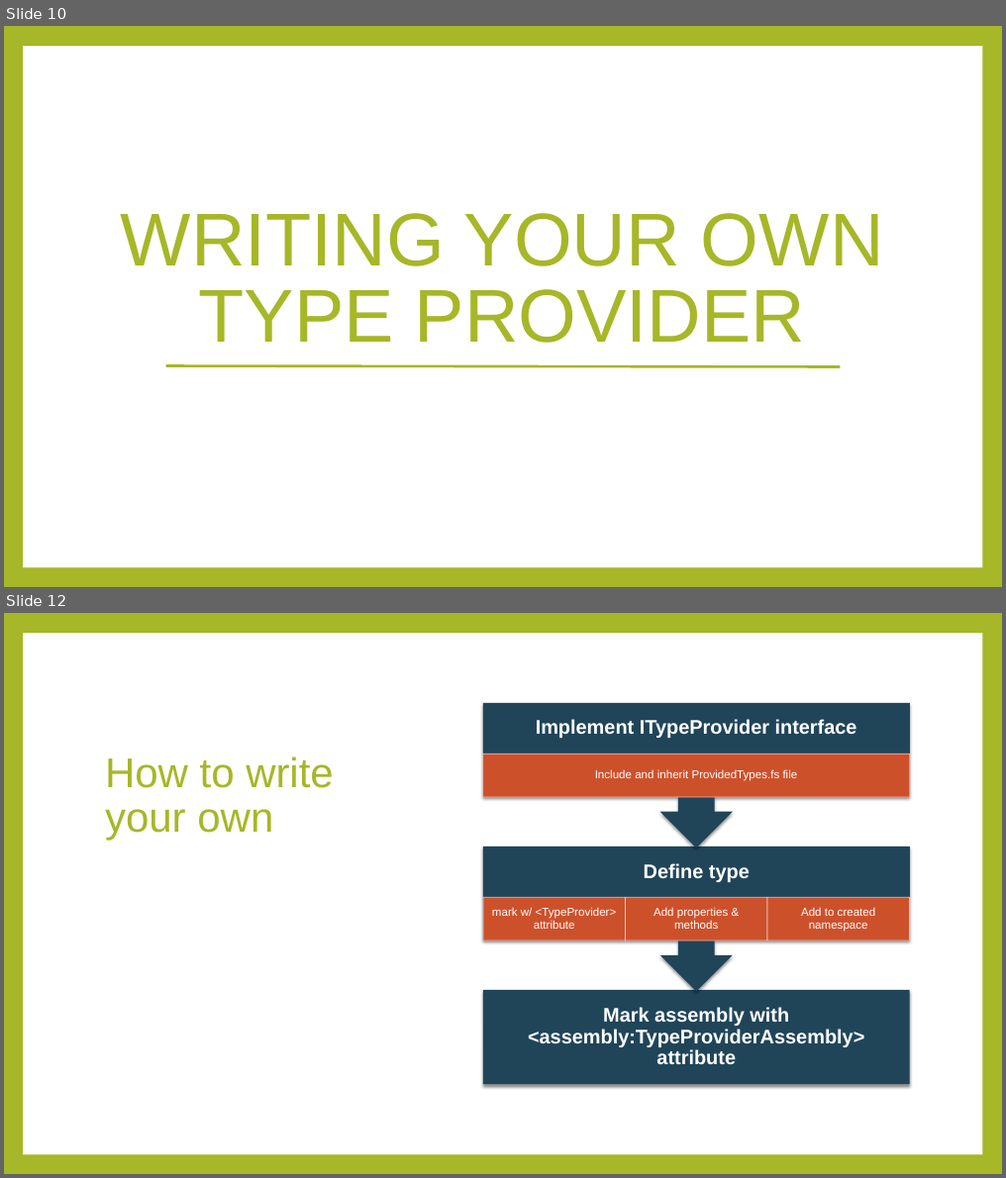
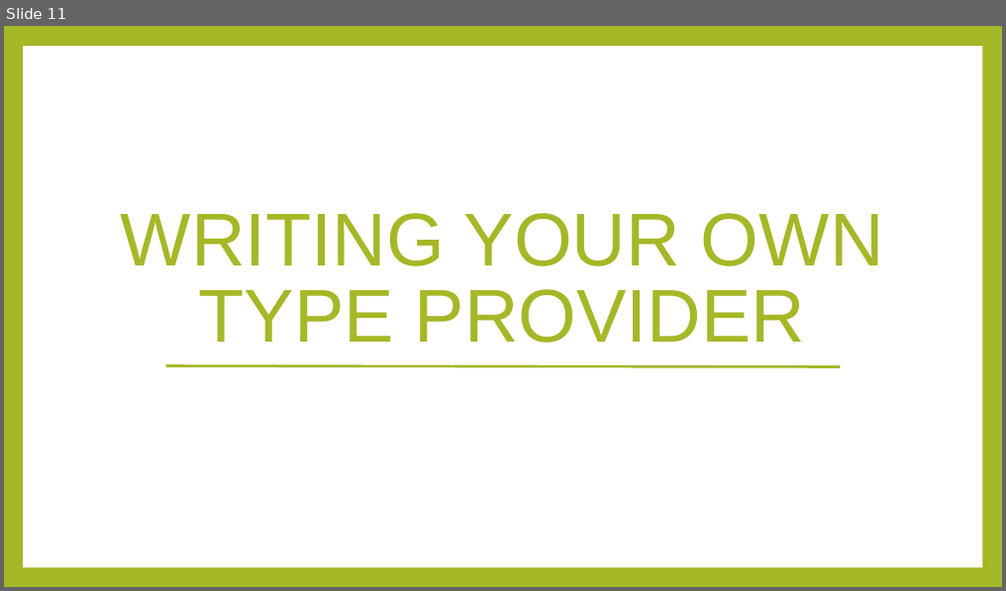
Before and after one commit to rachelblasucci/Current-Talks, a slide deck: Type Providers/Type Providers.pptx. Shown one above the other, each under a label of ours: slides 10 and 12 before the commit, slide 11 after it; the slides between them are not shown. The pictures are 1006x1178 and 1006x591 pixels, drawn with LibreOffice and Linux fonts; fonts in the diff are those of the drawing. Boxes give left, top, right and bottom in pixels: in the first picture for what was removed or moved away, otherwise in the second. Text is boxed around its words. In the diff, an @@ line names an element or a change of style, - is before the commit and + after.

```diff
--- a/Type Providers/Type Providers.pptx
+++ b/Type Providers/Type Providers.pptx
@@ slide 12 removed at (x1=4, y1=613, x2=1002, y2=1174), background #A6B727; not listed: 1 template element that a slide beside it also shows @@
@@ title removed at (x1=98, y1=703, x2=420, y2=845) @@
-How to write your own
@@ group removed at (x1=483, y1=703, x2=910, y2=1084): 7 texts, 5 rectangles, 2 up arrow callouts @@
-Mark assembly with <assembly:TypeProviderAssembly> attribute
-Define type
-mark w/ <TypeProvider> attribute
-Add properties & methods
-Add to created namespace
-Implement ITypeProvider interface
-Include and inherit ProvidedTypes.fs file
@@ what was slide 10 is now slide 11 @@
```
Also in this commit, not shown: 6 slides changed, 1 slide added, 4 other files.
